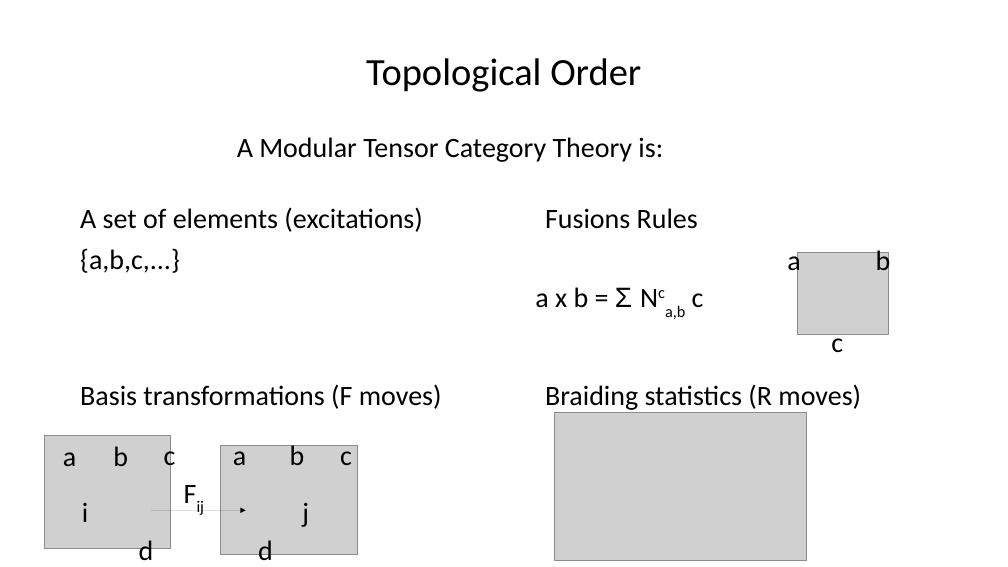
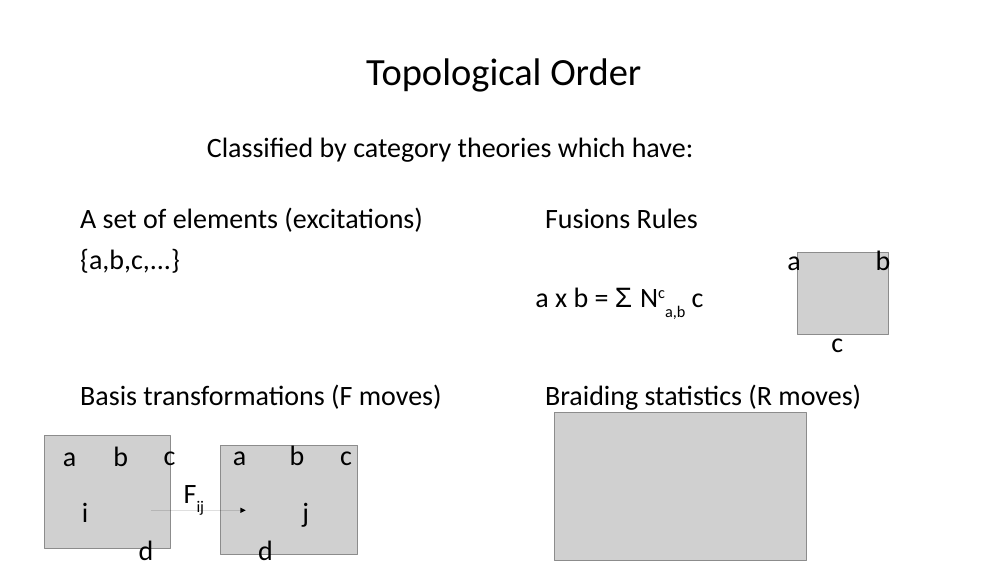
Before and after one commit to asirota12/Thesis, a slide deck: slide 22 of Thesis2.odp (slide 11 before the commit). Drawn at 1008x567 pixels with LibreOffice and Linux fonts; fonts in the diff are those of the drawing; grey boxes stand for pictures. Boxes give left, top, right and bottom in pixels: in the first picture for what was removed or moved away, otherwise in the second. Text is boxed around its words. In the diff, an @@ line names an element or a change of style, - is before the commit and + after.

```diff
--- a/Thesis2.odp
+++ b/Thesis2.odp
@@ text at (207,137,693,162): text changed @@
-A Modular Tensor Category Theory is:
+Classified by category theories which have:
```
Also in this commit, not shown: 21 other slides changed, 16 slides added, 2 slides removed, 23 other files.
